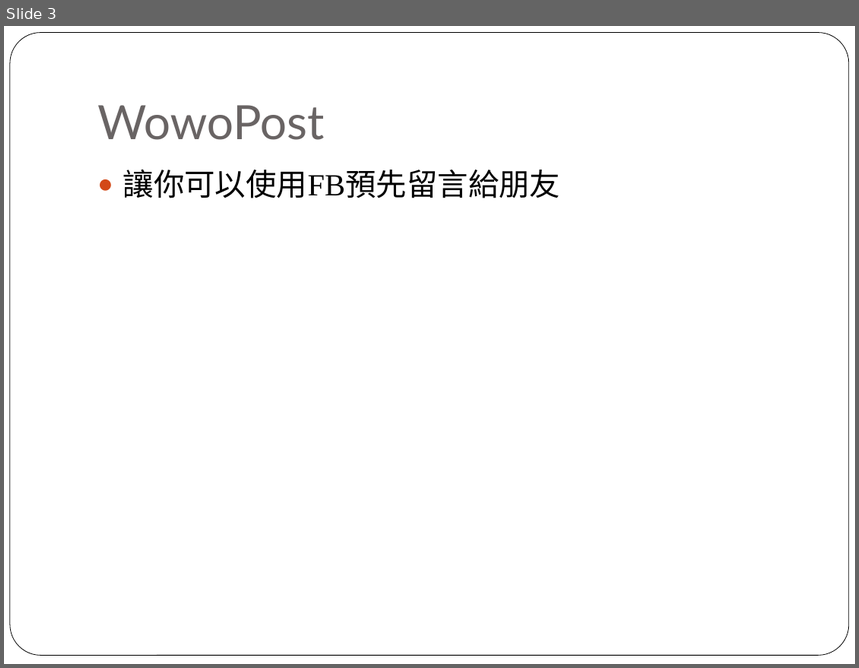
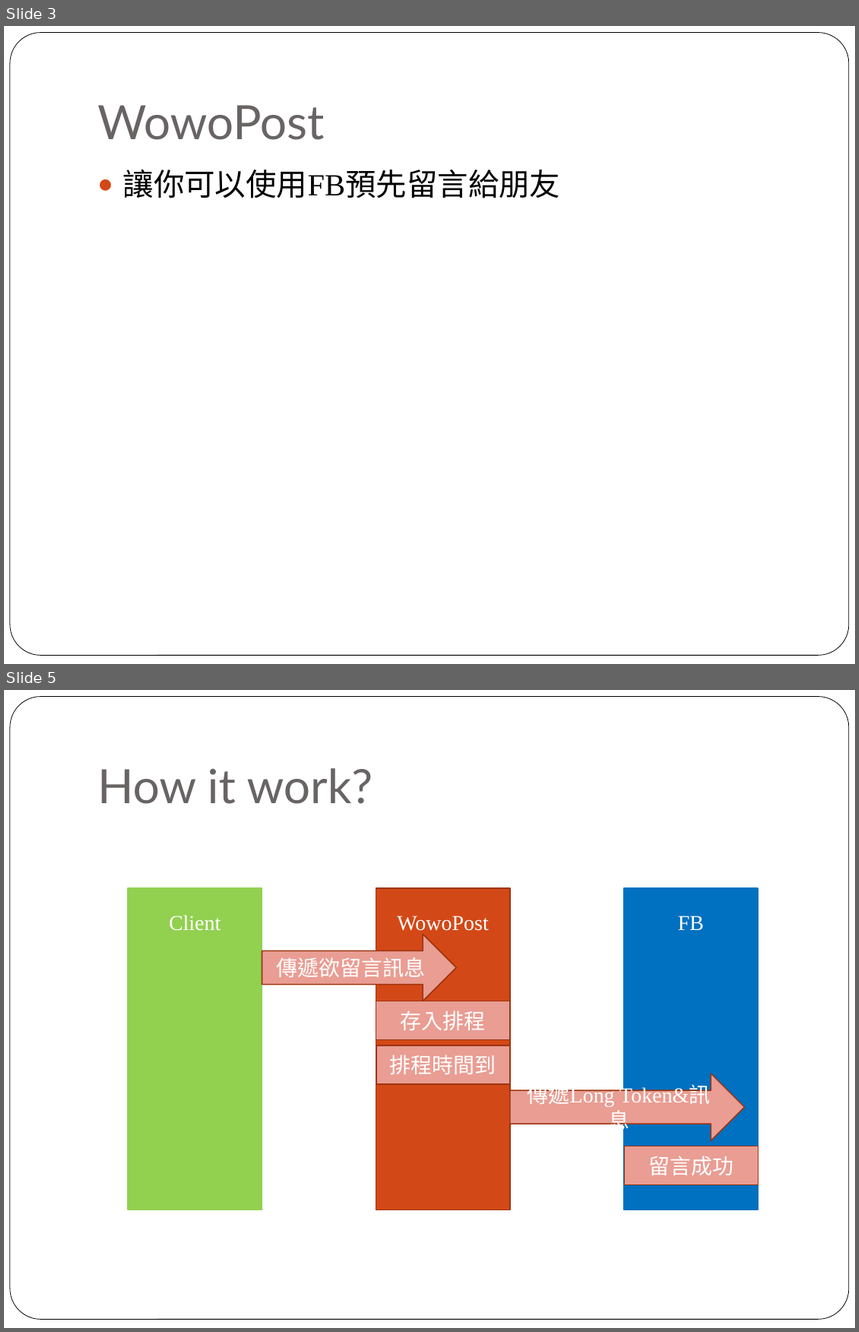
Before and after one commit to ZhongTing/wowoPost, a slide deck: ptt.pptx. Shown one above the other, each under a label of ours: slide 3 before the commit, slides 3 and 5 after it; the slides between them are not shown. The pictures are 859x668 and 859x1332 pixels, drawn with LibreOffice and Linux fonts; fonts in the diff are those of the drawing. Boxes give left, top, right and bottom in pixels: in the first picture for what was removed or moved away, otherwise in the second. Text is boxed around its words. In the diff, an @@ line names an element or a change of style, - is before the commit and + after.

```diff
--- a/ptt.pptx
+++ b/ptt.pptx
@@ slide 5 added at (x1=4, y1=690, x2=855, y2=1328), background #FFFFFF; not listed: 1 template element that a slide beside it also shows @@
@@ title added at (x1=97, y1=768, x2=373, y2=804), 40 pt, text #696464 @@
+How it work?
@@ rectangle added at (x1=129, y1=888, x2=262, y2=1210), fill #92D050, outline #92D050 1 pt, 18 pt, text #FFFFFF @@
+Client
@@ rectangle added at (x1=376, y1=888, x2=509, y2=1210), fill #D34817, outline #9C3511 1 pt, 18 pt, text #FFFFFF @@
+WowoPost
@@ rectangle added at (x1=623, y1=888, x2=757, y2=1210), fill #0070C0, outline #0070C0 1 pt, 18 pt, text #FFFFFF @@
+FB
@@ right arrow added at (x1=262, y1=934, x2=456, y2=1002), fill #E99D93, outline #9C3511 1 pt, 18 pt, text #FFFFFF @@
+傳遞欲留言訊息
@@ rectangle added at (x1=376, y1=1002, x2=509, y2=1040), fill #E99D93, outline #9C3511 1 pt, 18 pt, text #FFFFFF @@
+存入排程
@@ rectangle added at (x1=376, y1=1046, x2=509, y2=1084), fill #E99D93, outline #9C3511 1 pt, 18 pt, text #FFFFFF @@
+排程時間到
@@ right arrow added at (x1=509, y1=1074, x2=744, y2=1141), fill #E99D93, outline #9C3511 1 pt, 18 pt, text #FFFFFF @@
+傳遞Long Token&訊息
@@ rectangle added at (x1=624, y1=1146, x2=758, y2=1185), fill #E99D93, outline #9C3511 1 pt, 18 pt, text #FFFFFF @@
+留言成功
```
Also in this commit, not shown: 1 slide changed.
